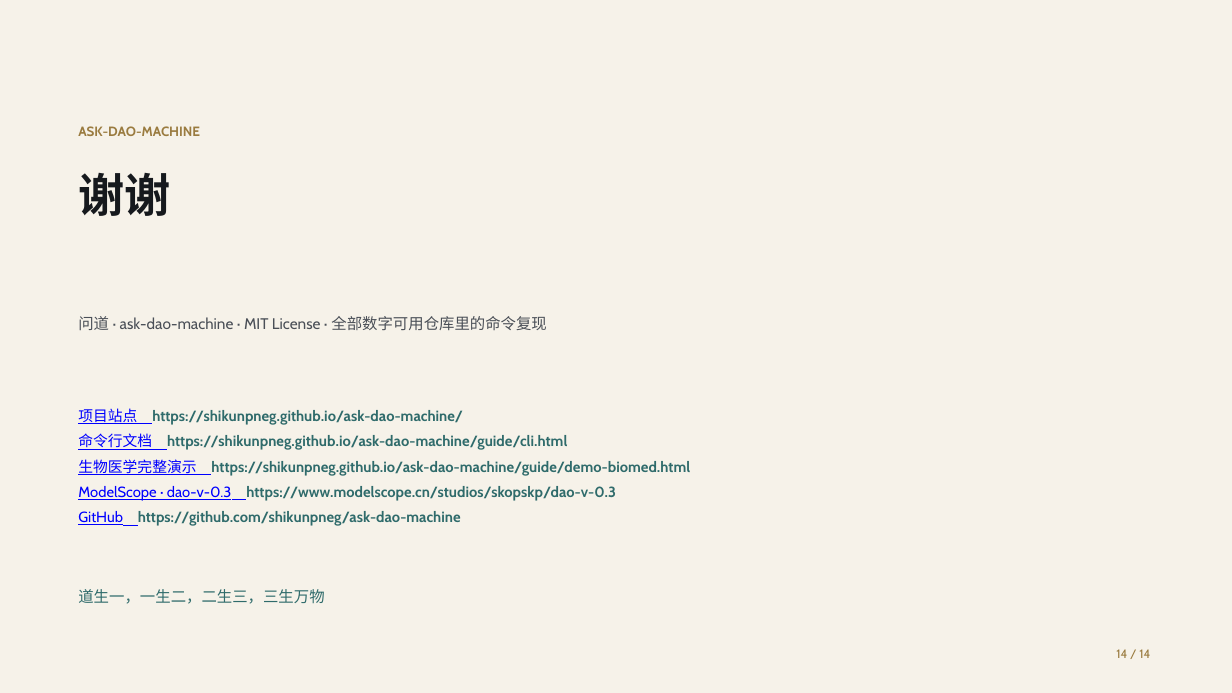
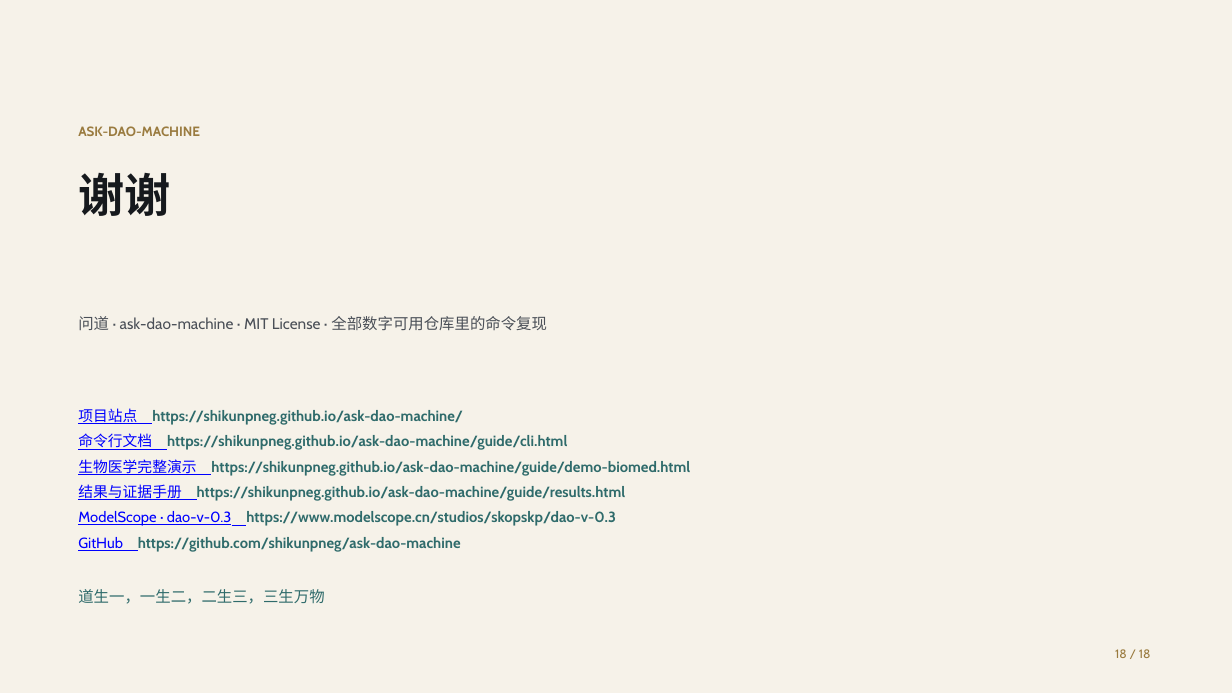
Before and after one commit to shikunpneg/ask-dao, a slide deck: slide 18 of docs/ppt/ask-dao-biomed-deck.pptx (slide 14 before the commit). Drawn at 1232x693 pixels with LibreOffice and Linux fonts; fonts in the diff are those of the drawing. Boxes give left, top, right and bottom in pixels: in the first picture for what was removed or moved away, otherwise in the second. Text is boxed around its words. In the diff, an @@ line names an element or a change of style, - is before the commit and + after.

Commit message:
PPT 重构为你要的结构：原理（先讲）→ dao v0.3 结果 → 问道结果 → 扩展结果（其他领域），每块带「为什么是新问题/新知识」的验证；18 页

```diff
--- a/docs/ppt/ask-dao-biomed-deck.pptx
+++ b/docs/ppt/ask-dao-biomed-deck.pptx
@@ text at box(78, 461, 690, 501): paragraph added @@
+结果与证据手册 https://shikunpneg.github.io/ask-dao-machine/guide/results.html
@@ text at box(1115, 649, 1151, 658): text changed @@
-14 / 14
+18 / 18
```
Also in this commit, not shown: 7 other slides changed, 10 slides added, 6 slides removed, 21 other files.
